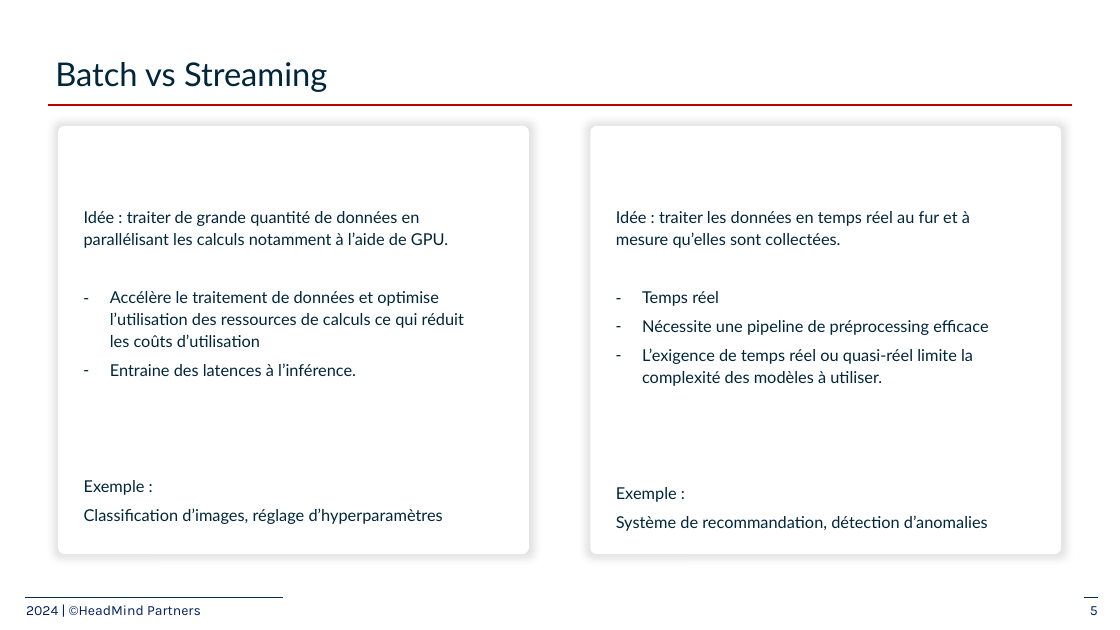
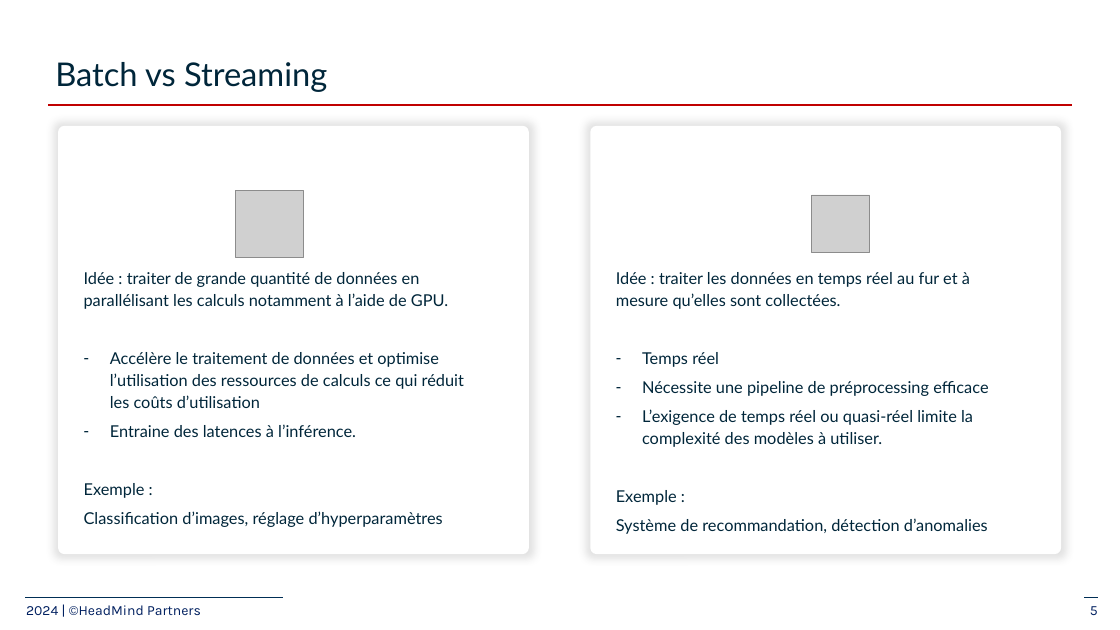
Before and after one commit to plperez626/MLOps-Introductory-Course-on-GCP, a slide deck: slide 5 of slides/3_model-endpoints/3-Train and deploy ML models.pptx. Drawn at 1120x630 pixels with LibreOffice and Linux fonts; fonts in the diff are those of the drawing; grey boxes stand for pictures; background and template pictures are left out. Boxes give left, top, right and bottom in pixels: in the first picture for what was removed or moved away, otherwise in the second. Text is boxed around its words. In the diff, an @@ line names an element or a change of style, - is before the commit and + after.

```diff
--- a/slides/3_model-endpoints/3-Train and deploy ML models.pptx
+++ b/slides/3_model-endpoints/3-Train and deploy ML models.pptx
@@ picture added at (236,190,303,257) @@
@@ picture added at (812,195,870,253) @@
@@ text "Idée : traiter de grande ..." rewrapped from (84,211,464,524) to (84,272,464,527) @@
@@ text "Idée : traiter les données ..." rewrapped from (616,211,988,531) to (616,272,988,534) @@
```
Also in this commit, not shown: 2 other slides changed, 2 other files.
